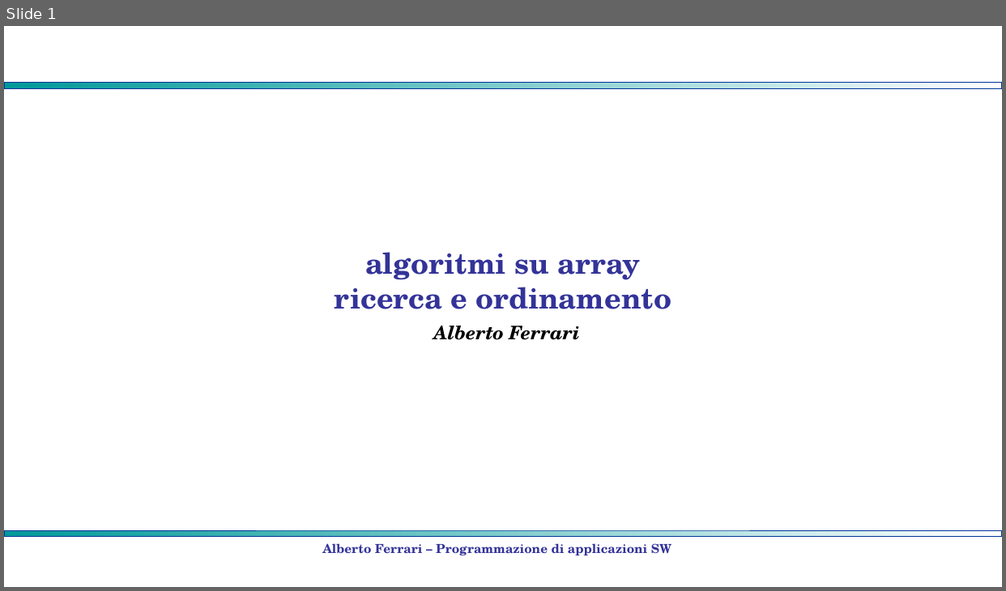
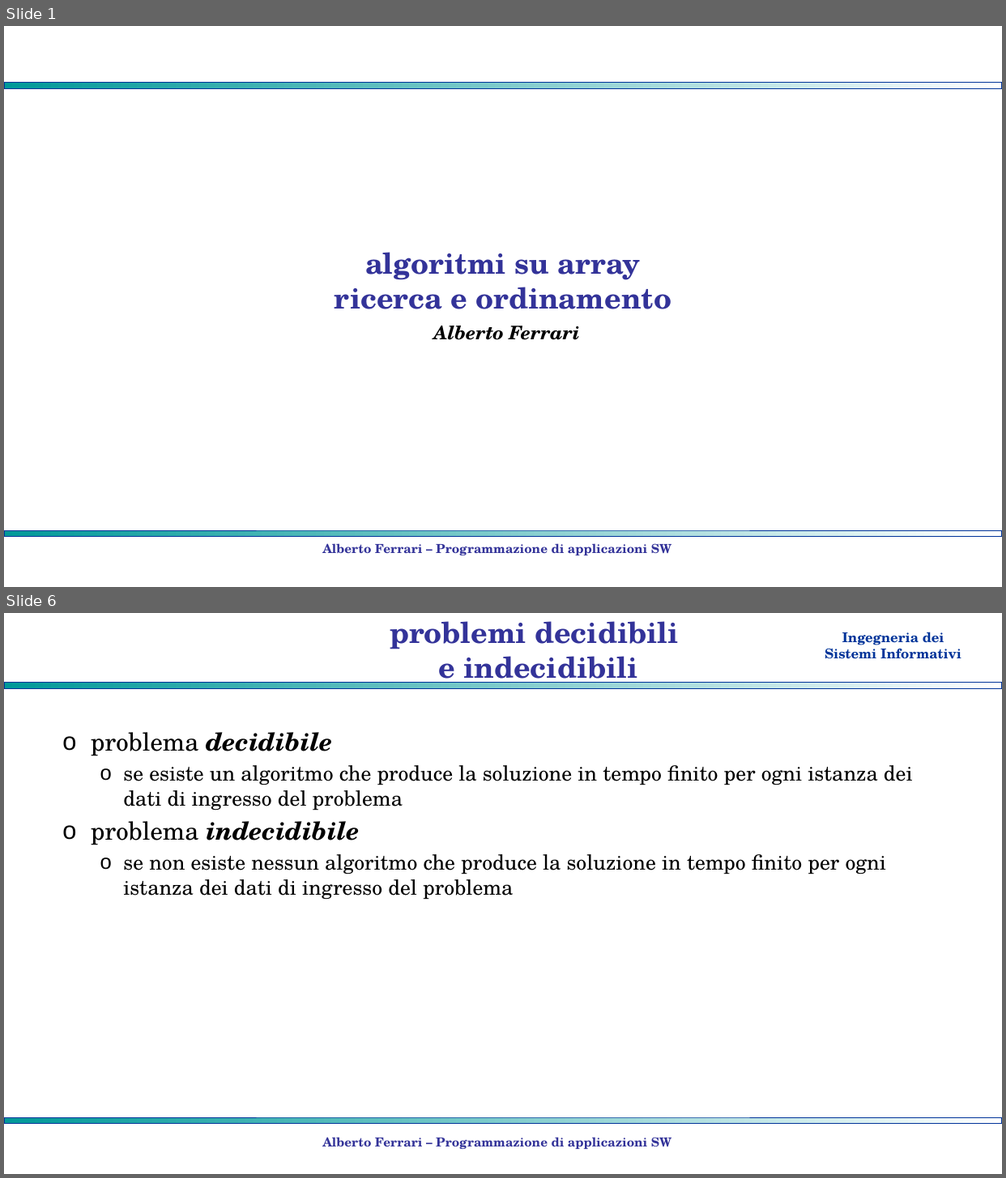
Before and after one commit to albertoferrari/pasw, a slide deck: lezioni/PASW08 - array - ricerca ordinamento.pptx. Shown one above the other, each under a label of ours: slide 1 before the commit, slides 1 and 6 after it; the slides between them are not shown. The pictures are 1006x591 and 1006x1178 pixels, drawn with LibreOffice and Linux fonts; fonts in the diff are those of the drawing; background and template pictures are left out. Boxes give left, top, right and bottom in pixels: in the first picture for what was removed or moved away, otherwise in the second. Text is boxed around its words. In the diff, an @@ line names an element or a change of style, - is before the commit and + after.

```diff
--- a/lezioni/PASW08 - array - ricerca ordinamento.pptx
+++ b/lezioni/PASW08 - array - ricerca ordinamento.pptx
@@ slide 6 added at (x1=4, y1=613, x2=1002, y2=1174), background #FFFFFF; not listed: 1 template element that a slide beside it also shows @@
@@ title added at (x1=390, y1=621, x2=679, y2=688), 28 pt, text #333399, bold @@
+problemi decidibili
+e indecidibili
@@ text added at (x1=825, y1=632, x2=961, y2=659), 13 pt, text #003399, bold @@
+Ingegneria dei
+Sistemi Informativi
@@ rectangle added at (x1=4, y1=683, x2=1002, y2=688), fill gradient #009999 to #FFFFFF, outline #003399 0.75 pt @@
@@ text added at (x1=91, y1=732, x2=913, y2=900), 20 pt, text #000000 @@
+o problema decidibile
+  o se esiste un algoritmo che produce la soluzione in tempo finito per ogni istanza dei dati di ingresso del problema
+o problema indecidibile
+  o se non esiste nessun algoritmo che produce la soluzione in tempo finito per ogni istanza dei dati di ingresso del problema
@@ text added at (x1=322, y1=1137, x2=671, y2=1149), 12 pt, text #333399, bold @@
+Alberto Ferrari – Programmazione di applicazioni SW
```
Also in this commit, not shown: 14 slides changed, 15 other slides added, 1 other file.
